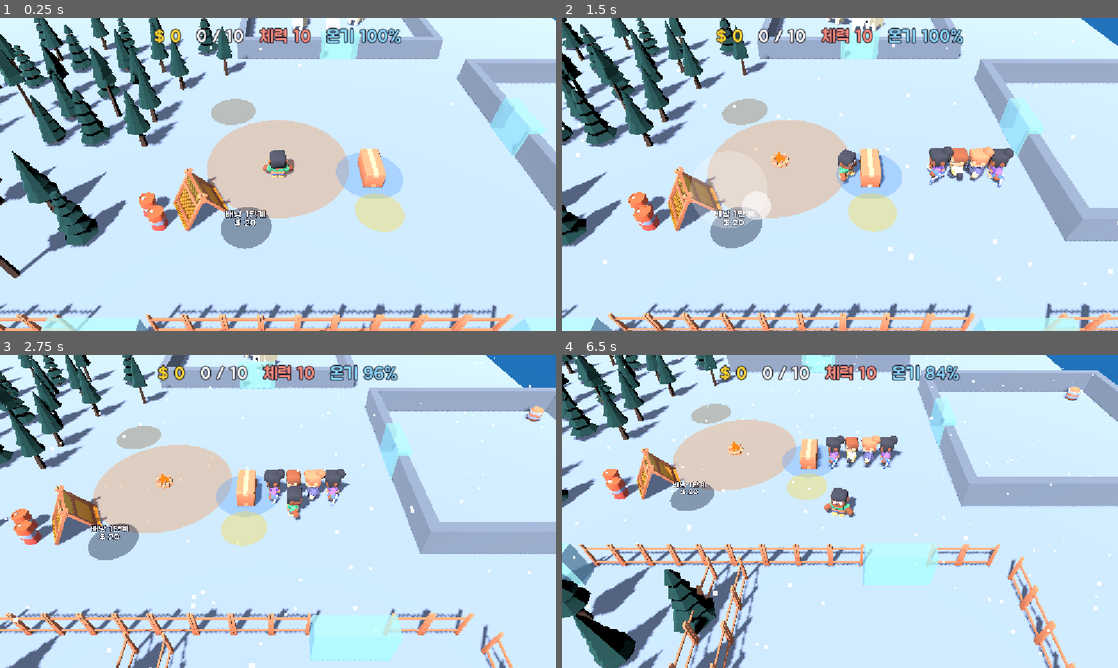
Above: before the commit, frames 1-4 (two rows, left to right).
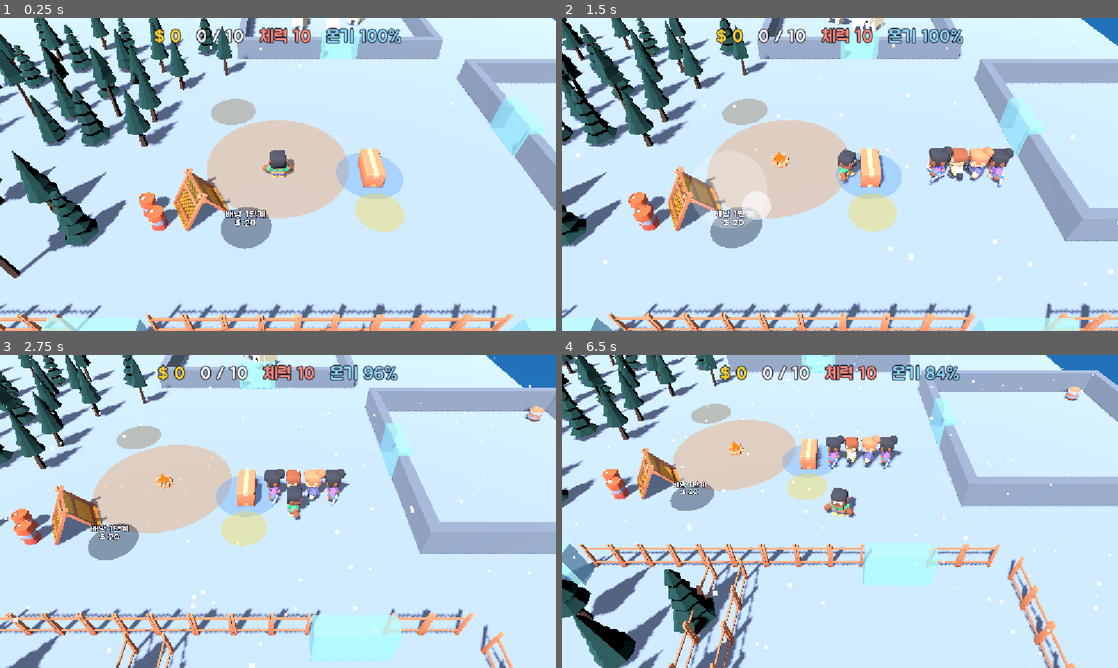
Above: after the commit, the same moments.

Repository: kimpro4214/FrostCamp
Game: Godot game, scene res://frost_camp/scenes/main.tscn
The game is run twice, just before and just after one commit, with the same random seed, the same clock (stepped at 60 frames per second) and the same inputs.
Inputs (mouse positions are in pixels of both pictures, inside the frame that each line leads up to):
- Up to frame 1 (0.25 s): no input
- Up to frame 2 (1.5 s): move the mouse to (962, 158) at 0.52 s; hold D 0.53-1.25 s; click (962, 158) at 0.67 s; drag from (728, 190) to (812, 237) at 1.27 s
- Up to frame 3 (2.75 s): move the mouse to (333, 442) at 2.02 s; hold D from 2.03 s (still down)
- Up to frame 4 (6.5 s): release D at 2.75 s; drag from (812, 574) to (673, 464) at 2.77 s; move the mouse to (1006, 558) at 3.52 s; hold A 3.53-4.25 s; drag from (673, 464) to (756, 433) at 4.27 s; move the mouse to (867, 511) at 5.02 s; hold S 5.03-5.75 s; click (867, 511) at 5.17 s; drag from (756, 433) to (728, 527) at 5.77 s

The runs differ from the first frame. In frame 1, less than 0.1% of the frame differs, in the area x 0-93%, y 8-99%; in frame 2, less than 0.1%; in frame 3, less than 0.1%, in the area x 1-91%, y 0-100%; in frame 4, less than 0.1%.

Commit message:
feat: 프로스트 캠프 모닥불 원이 커지는 화면 추가

Diff:
--- a/frost_camp/scenes/heat_view.gd
+++ b/frost_camp/scenes/heat_view.gd
@@ -1,12 +1,17 @@
 extends Node3D
-## 열원(모닥불, 난로)의 겉모습. 따뜻한 범위를 바닥 원판으로 보여 주고, 켜지기 전에는 숨는다.
+## 모닥불의 겉모습. 따뜻한 범위를 바닥 원판으로 보여 준다.
+## "모닥불 키우기"를 사면 원판이 부드럽게 넓어지고 불꽃도 커진다.
 
-const Juice := preload("res://frost_camp/scenes/juice.gd")
+const GROW_TIME := 0.6
+## 레벨마다 불꽃이 이만큼 더 커진다
+const FLAME_GROWTH := 0.35
 
 var sim: FrostSim
 var index: int
+var _shown_level := 0
 
 @onready var _flame: Node3D = $Flame
+@onready var _range: Node3D = $Range
 
 
 func setup(frost_sim: FrostSim, source_index: int) -> void:
@@ -14,12 +19,8 @@
 	index = source_index
 	var source := sim.heat_sources[index]
 	position = Vector3(source.pos.x, 0.0, source.pos.y)
-	$Range.scale = Vector3(source.radius, 1.0, source.radius)
-	$Campfire.visible = source.id == "campfire"
-	$Stove.visible = source.id == "stove"
-	$Stove/CollisionShape3D.disabled = true
-	if source.id == "stove":
-		_flame.position.y = 1.2
+	_range.scale = Vector3(source.radius, 1.0, source.radius)
+	$Stove.queue_free()
 	var tween := create_tween().set_loops()
 	tween.tween_property(_flame, "scale", Vector3(1.15, 1.25, 1.15), 0.18)
 	tween.tween_property(_flame, "scale", Vector3(0.9, 0.85, 0.9), 0.22)
@@ -27,9 +28,12 @@
 
 func _process(_delta: float) -> void:
 	var source := sim.heat_sources[index]
-	var active := sim.is_heat_active(source)
-	if active and not visible:
-		Juice.pop(self, Vector3(0.3, 1.6, 0.3), 0.4)
-	visible = active
-	if source.id == "stove":
-		$Stove/CollisionShape3D.disabled = not visible
+	if source.level == _shown_level:
+		return
+	_shown_level = source.level
+	create_tween().tween_property(_range, "scale", Vector3(source.radius, 1.0, source.radius), GROW_TIME) \
+		.set_trans(Tween.TRANS_BACK).set_ease(Tween.EASE_OUT)
+	var size: Vector3 = Vector3.ONE * (1.0 + FLAME_GROWTH * source.level)
+	$Campfire.scale = size * Vector3(1.4, 0.6, 1.4)
+	create_tween().tween_property($Campfire, "scale", size, 0.4).set_trans(Tween.TRANS_BACK).set_ease(Tween.EASE_OUT)
+	_flame.position.y = 0.45 + 0.3 * source.level
